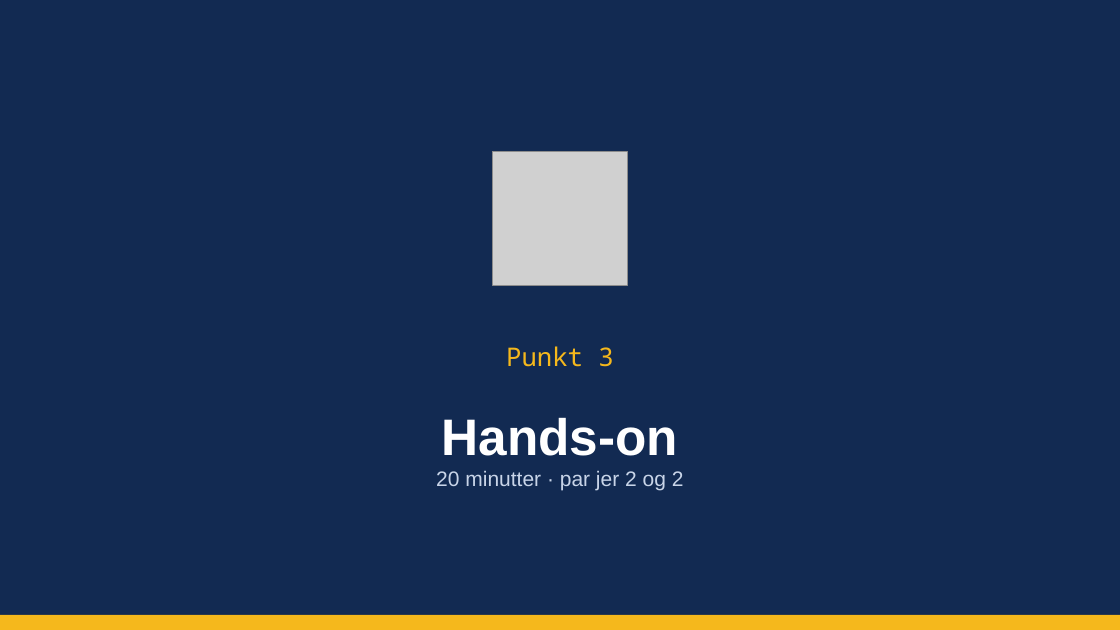
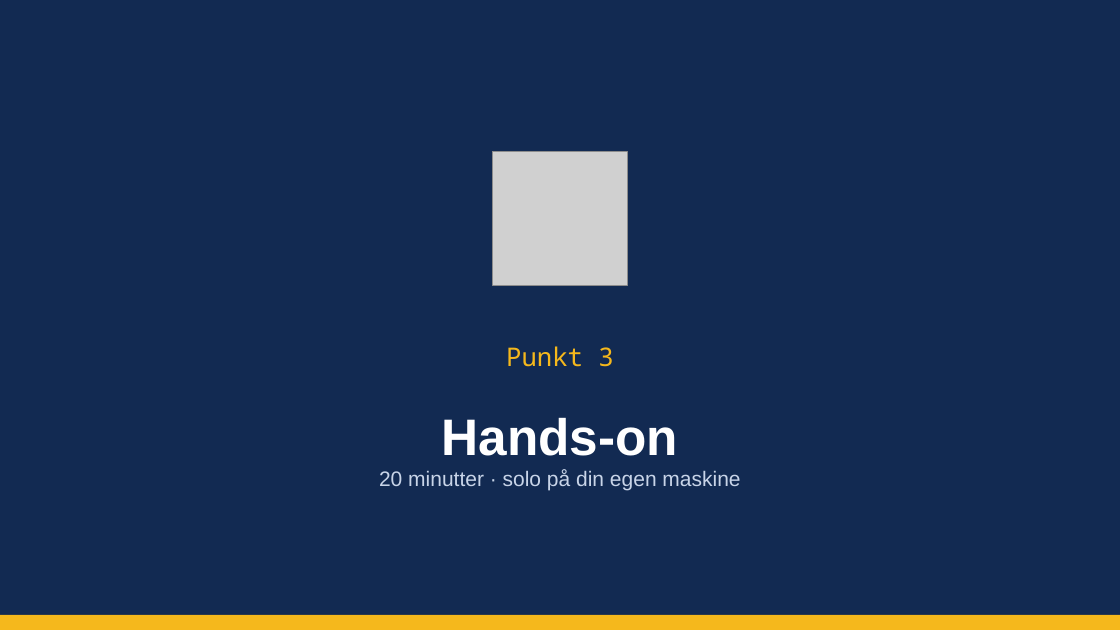
Before and after one commit to MatiasGramkow/EDCxClaudeWorkshop, a slide deck: slide 14 of slides/session1.pptx. Drawn at 1120x630 pixels with LibreOffice and Linux fonts; fonts in the diff are those of the drawing; grey boxes stand for pictures. Boxes give left, top, right and bottom in pixels: in the first picture for what was removed or moved away, otherwise in the second. Text is boxed around its words. In the diff, an @@ line names an element or a change of style, - is before the commit and + after.

```diff
--- a/slides/session1.pptx
+++ b/slides/session1.pptx
@@ text at <box>379,470,740,491</box>: text changed @@
-20 minutter · par jer 2 og 2
+20 minutter · solo på din egen maskine
```
Also in this commit, not shown: 3 other slides changed, 2 other files.
